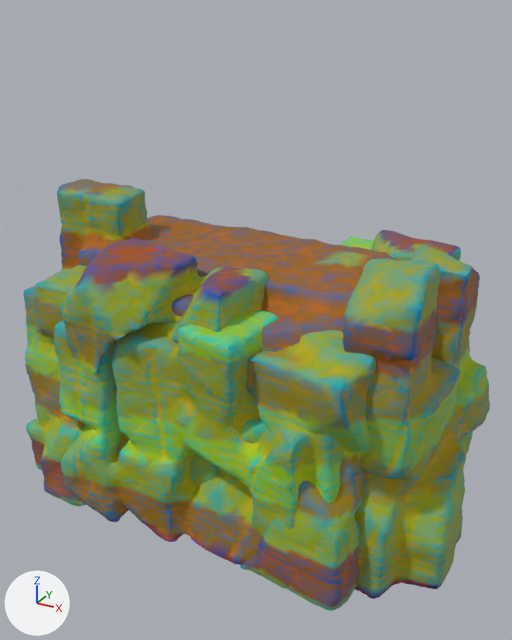
The glTF model models/parkkit/rockkit.glb: old version first, new version second.
Camera for both pictures: a 50 mm camera at (3.17, -5.58, 4.49) aimed at (0.27, -0.29, 1.85). Lighting does not change. The marker at lower left points along +X, +Y and +Z. The first picture is the older version. Objects named as collision shapes, trigger or cutter boxes, shadow casters or lower levels of detail are left out. Vertices at exactly the same position are counted once.

Names of what the first picture shows: 'rk_corner_lod0', 'rk_face_a_lod0', 'rk_grotto_lod0'.
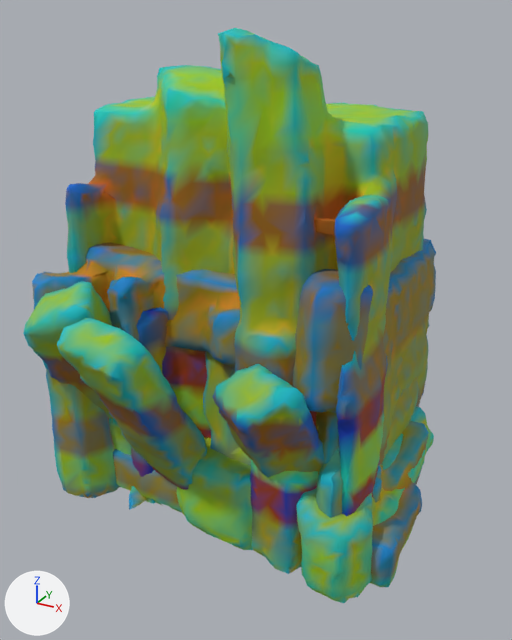
Diff of the bpy script that builds the scene:
```diff
--- a/models/parkkit/rockkit.glb.py
+++ b/models/parkkit/rockkit.glb.py
@@ me_rk_ledge_lod0 @@
-me_rk_ledge_lod0.from_pydata(...)  # 3650 vertices, 6978 faces; spans x -1.69..1.65, y -1.12..1.12, z -0.15..0.59
+me_rk_ledge_lod0.from_pydata(...)  # 1761 vertices, 3326 faces; spans x -1.75..1.78, y -1.32..1.22, z -0.17..0.79
+# me_rk_ledge_lod0 part 2: the loose piece of 3593 vertices spanning x -1.69..1.65, y -1.12..1.12, z -0.15..0.59 is rebuilt with 1748 vertices and now spans x -1.75..1.78, y -1.32..1.22, z -0.17..0.79
+# other edits to the shape of me_rk_ledge_lod0 do not show in these pictures
 me_rk_ledge_lod0.materials.append(mat_rocaille_concrete)
@@ me_rk_corner_lod0 @@
-me_rk_corner_lod0.from_pydata(...)  # 10680 vertices, 20812 faces; spans x -1.34..1.61, y -1.51..1.34, z -0.14..2.3
+me_rk_corner_lod0.from_pydata(...)  # 1328 vertices, 2500 faces; spans x -1.53..1.57, y -1.15..0.93, z -0.17..2.56
+# me_rk_corner_lod0 part 1: the loose piece of 10534 vertices spanning x -1.34..1.61, y -1.51..1.34, z -0.12..2.3 is rebuilt with 1328 vertices and now spans x -1.53..1.57, y -1.15..0.93, z -0.17..2.56
+# other edits to the shape of me_rk_corner_lod0 do not show in these pictures
 me_rk_corner_lod0.materials.append(mat_rocaille_concrete)
@@ me_rk_grotto_lod0 @@
-me_rk_grotto_lod0.from_pydata(...)  # 13827 vertices, 27110 faces; spans x -2.04..1.89, y -1.49..1.24, z -0.13..2.54
+me_rk_grotto_lod0.from_pydata(...)  # 4226 vertices, 8241 faces; spans x -1.71..1.57, y -1.37..1.35, z -0.16..2.65
+# me_rk_grotto_lod0 part 3: 2 vertices moved within x -1.23..0.4, y -1.18..-0.4, z 1.35..1.51; 13704 vertices removed from x -2.04..1.89, y -1.49..1.24, z -0.11..2.54; 4223 vertices added at x -1.71..1.57, y -1.37..1.35, z -0.16..2.65
+# other edits to the shape of me_rk_grotto_lod0 do not show in these pictures
 me_rk_grotto_lod0.materials.append(mat_rocaille_concrete)
@@ ob_rk_face_a_lod0 @@
-ob_rk_face_a_lod0 = bpy.data.objects.new('rk_face_a_lod0', me_rk_face_a_lod0)
@@ ob_rk2_foot_lod0 @@
+ob_rk2_foot_lod0 = bpy.data.objects.new('rk2_foot_lod0', me_rk2_foot_lod0)  # 1487 vertices, 2808 faces; spans x -1.98..1.93, y -0.99..0.85, z -0.15..0.95
+ob_rk2_foot_lod0.location = (0.0, 0.0, 0.0)
@@ ob_rk2_slabs_lod0 @@
+ob_rk2_slabs_lod0 = bpy.data.objects.new('rk2_slabs_lod0', me_rk2_slabs_lod0)  # 3231 vertices, 6296 faces; spans x -1.58..1.54, y -2.03..1.04, z -0.23..2.33
+ob_rk2_slabs_lod0.location = (0.0, 0.0, 0.0)
@@ ob_rk2_pillars_tall_lod0 @@
+ob_rk2_pillars_tall_lod0 = bpy.data.objects.new('rk2_pillars_tall_lod0', me_rk2_pillars_tall_lod0)  # 5038 vertices, 9860 faces; spans x -1.7..1.65, y -1.18..1.05, z -0.18..4.37
+ob_rk2_pillars_tall_lod0.location = (0.0, 0.0, 0.0)
```

Pixel boxes [x1, y1, x2, y2] of what changed, in the pictures (512 x 640 px):
'rk2_pillars_tall_lod0', added (green)
    after: [65, 28, 428, 574]
'rk_grotto_lod0', reshaped
    before: [25, 230, 461, 611]
    after: [32, 239, 436, 510]
'rk_face_a_lod0', deleted
    before: [23, 179, 490, 599]
'rk_corner_lod0', reshaped
    before: [54, 237, 374, 565]
    after: [131, 308, 343, 518]
'rk2_slabs_lod0', added (green)
    after: [23, 281, 419, 490]
'rk2_foot_lod0', added
    after: [113, 421, 429, 587]
part 2 of me_rk_ledge_lod0, rebuilt (not visible before)
    after: [109, 406, 434, 603]
